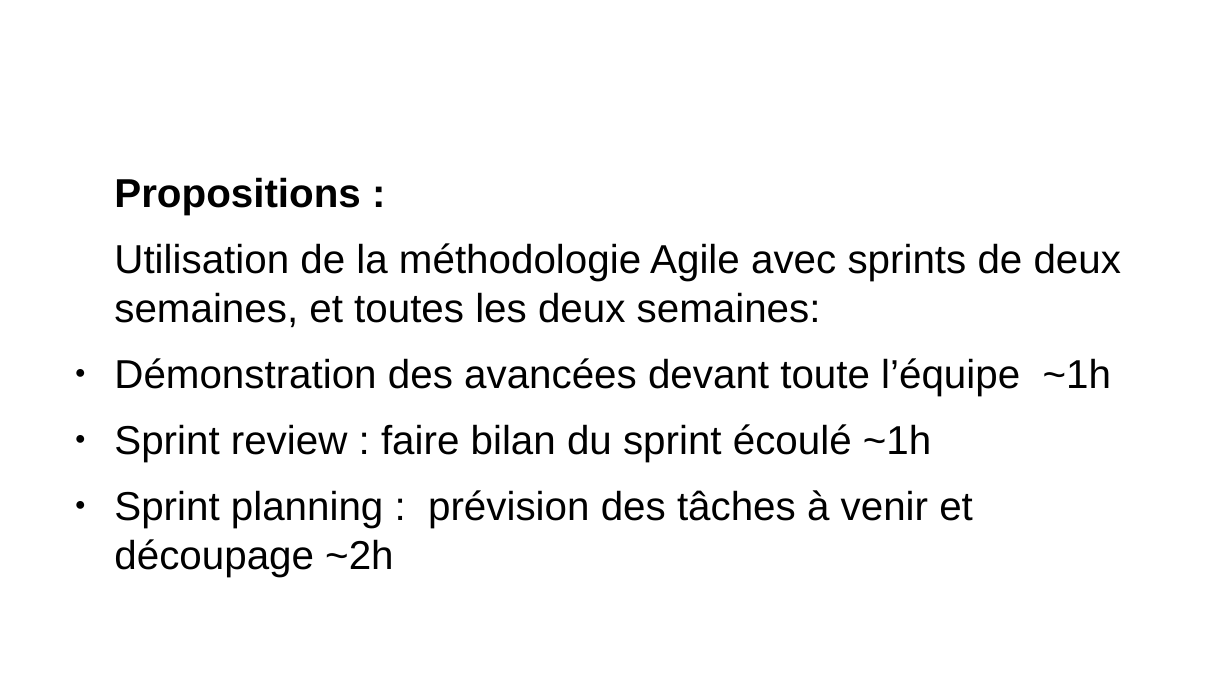
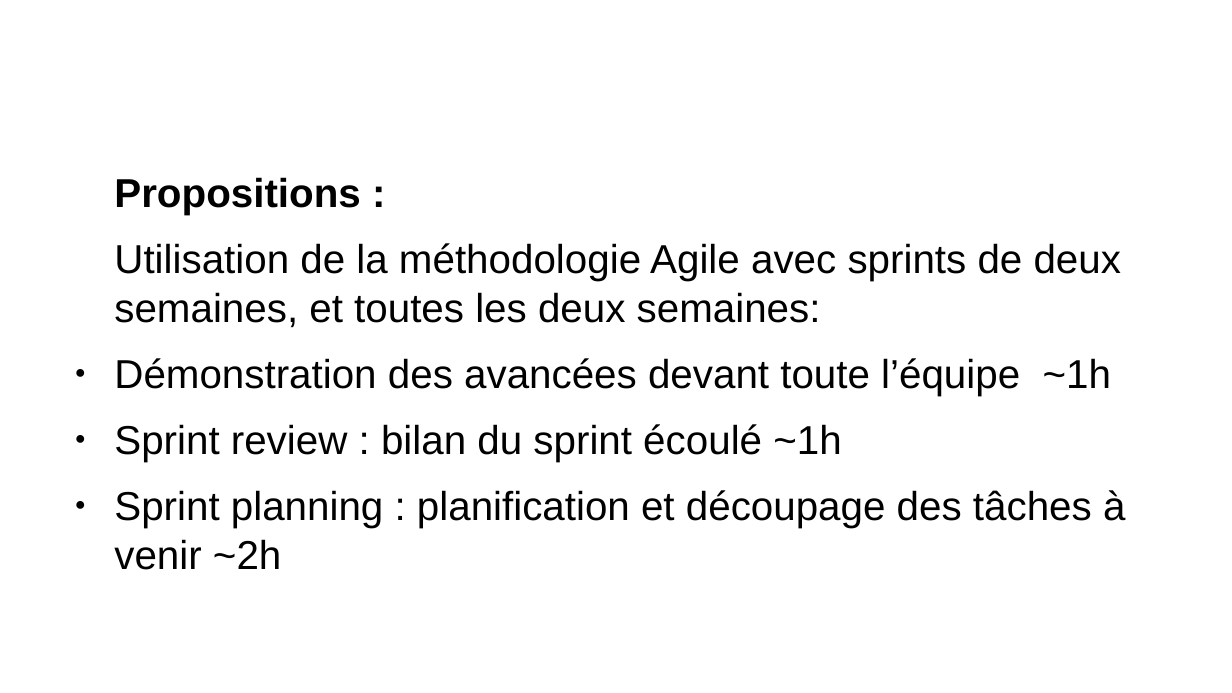
Before and after one commit to remipassmoilesel/ci-cd-plan, a slide deck: slide 5 of ci-cd-plan.odp (slide 6 before the commit). Drawn at 1232x693 pixels with LibreOffice and Linux fonts; fonts in the diff are those of the drawing; background and template pictures are left out. Boxes give left, top, right and bottom in pixels: in the first picture for what was removed or moved away, otherwise in the second. Text is boxed around its words. In the diff, an @@ line names an element or a change of style, - is before the commit and + after.

```diff
--- a/ci-cd-plan.odp
+++ b/ci-cd-plan.odp
@@ text at [114, 424, 1125, 570]: text changed @@
-● Sprint review : faire bilan du sprint écoulé ~1h
-● Sprint planning : prévision des tâches à venir et découpage ~2h
+● Sprint review : bilan du sprint écoulé ~1h
+● Sprint planning : planification et découpage des tâches à venir ~2h
```
Also in this commit, not shown: 6 other slides changed, 1 slide removed, 3 other files.
